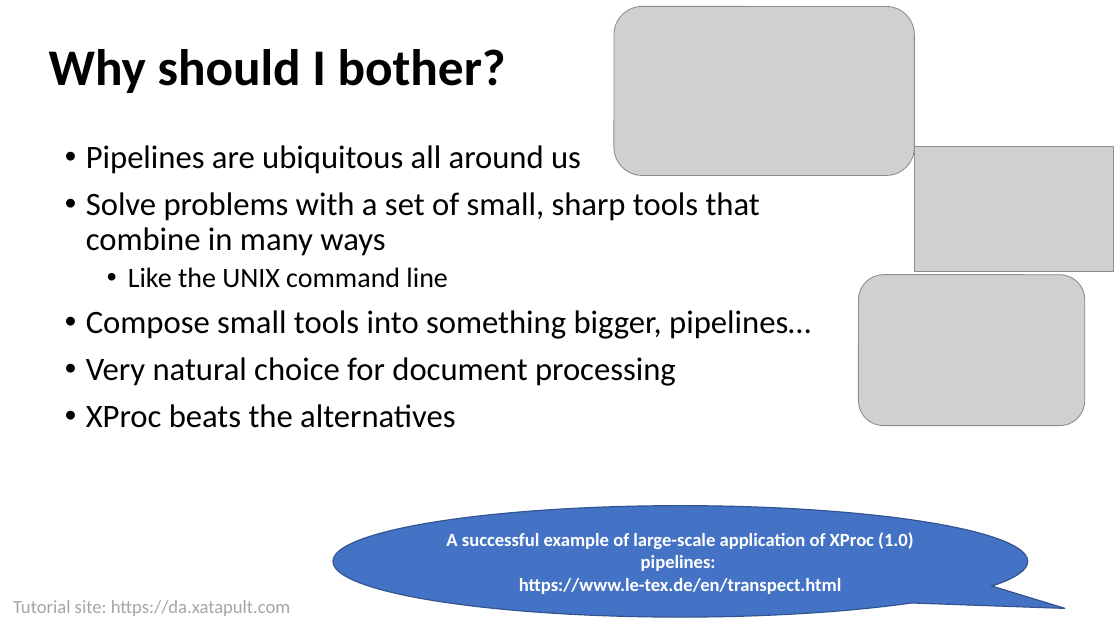
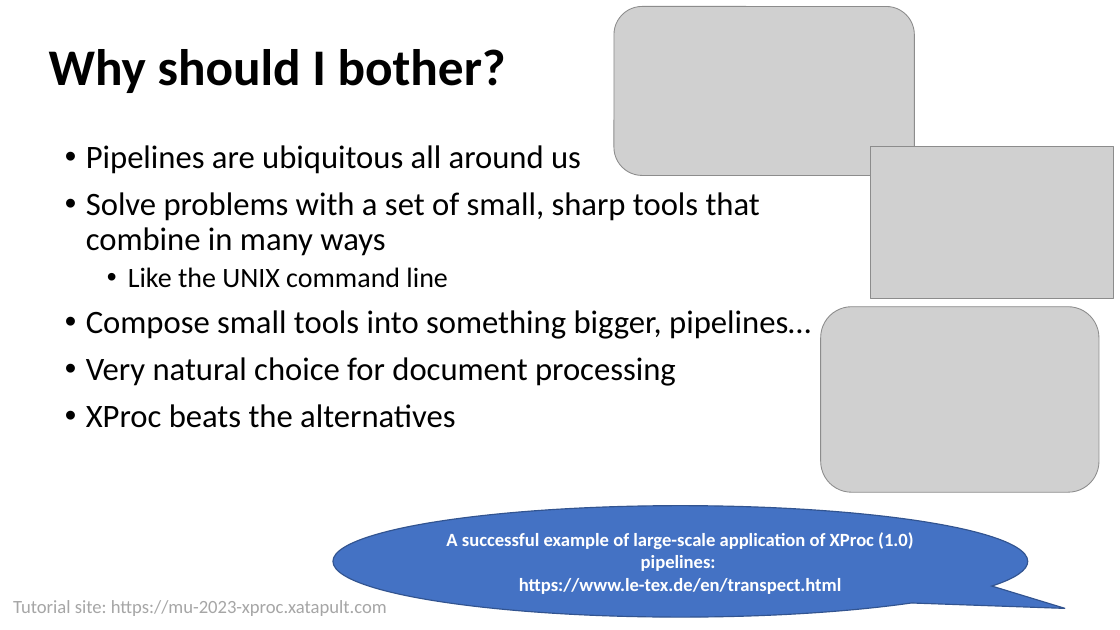
Before and after one commit to xatapult/mu-2023-xproc, a slide deck: slide 4 of presentation/Introduction to XProc 3.0.pptx. Drawn at 1120x630 pixels with LibreOffice and Linux fonts; fonts in the diff are those of the drawing; grey boxes stand for pictures; background and template pictures are left out. Boxes give left, top, right and bottom in pixels: in the first picture for what was removed or moved away, otherwise in the second. Text is boxed around its words. In the diff, an @@ line names an element or a change of style, - is before the commit and + after.

```diff
--- a/presentation/Introduction to XProc 3.0.pptx
+++ b/presentation/Introduction to XProc 3.0.pptx
@@ picture: place and size @@
-picture at (915, 147, 1114, 272)
+picture at (871, 147, 1114, 299)
@@ picture: place and size @@
-picture at (859, 275, 1085, 426)
+picture at (821, 307, 1099, 492)
@@ text at (13, 600, 387, 616): text changed @@
-Tutorial site: https://da.xatapult.com
+Tutorial site: https://mu-2023-xproc.xatapult.com
```
Also in this commit, not shown: 69 other slides changed, 6 other files.
